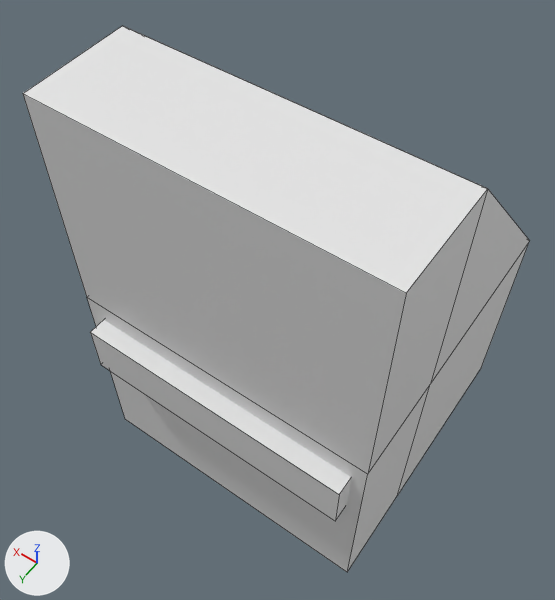
A saved change to the Blender file assets/3dmodel/sketch_raw.blend.
One viewpoint serves both versions: a camera (50 mm lens) standing at (-0.816, 1.344, 2.551) and looking at (0.044, 0.139, 0.658). Arrows for +X, +Y and +Z are at lower left; the lights stay in place. Mesh edges are drawn as thin lines.
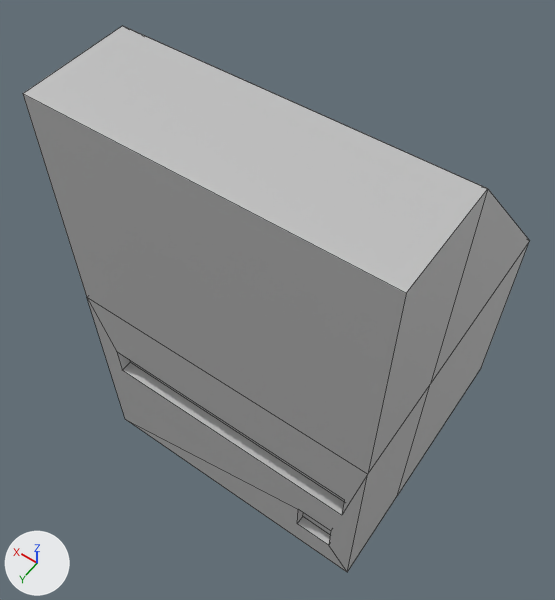
The change, as a list of edits to the scene's bpy script:
```text
Add mat_screen:
    mat_screen = principled_material('screen')
    mat_screen.base_color = (0.0436, 0.0436, 0.0436)  # black #3b3b3b
Add mat_plastic:
    mat_plastic = principled_material('plastic')
    mat_plastic.base_color = (0.56, 0.56, 0.56)  # light grey #c5c5c5
    mat_plastic.metallic = 0.1
    mat_plastic.sheen_weight = 0.02
Change me_cube_002:
    used by ob_cube; location = (0.0, 0.0, 0.707)
    verts and faces of me_cube_002; kept vertices keep their numbers, new ones are numbered from 40
    before: 1 (-0.5, 0.5, -0.75) at pixel (347, 572), 4 (0.5, 0.5, -0.75) at pixel (125, 419), 7 (-0.5, 0.5, 0.0) at pixel (367, 474), 8 (0.5, 0.5, 0.0) at pixel (86, 297)
    remove me_cube_002.from_pydata(...)  # 40 vertices, 37 faces; spans x -0.5..0.5, y -0.5..0.5, z -0.75..0.75
    add me_cube_002.from_pydata(...)  # 64 vertices, 55 faces; spans x -0.5..0.5, y -0.5..0.5, z -0.75..0.75
    me_cube_002 part 1
    add delete_faces([(1, 7, 8, 4)])
    add verts[40] = (-0.45, 0.46, -0.23)
    add verts[41] = (-0.45, 0.46, -0.34)
    add verts[42] = (-0.45, 0.5, -0.23)  # pixel (344, 499)
    add verts[43] = (-0.45, 0.5, -0.34)  # pixel (341, 515)
    add for new, old in zip([*range(44, 48)], [*range(40, 44)]): verts[new] = verts[old] + (0.88, 0.0, 0.0)
    add verts[48] = (-0.42, 0.47, -0.63)
    add verts[49] = (-0.42, 0.47, -0.51)
    add verts[50] = (-0.42, 0.5, -0.51)  # pixel (330, 530)
    add verts[51] = (-0.42, 0.5, -0.63)  # pixel (328, 545)
    add for new, old in zip([*range(52, 56)], [*range(48, 52)]): verts[new] = verts[old] + (0.13, 0.0, 0.0)
    add faces += [(1, 4, 54, 55, 51), (40, 42, 43, 41), (40, 41, 45, 44), (48, 49, 53, 52), (44, 45, 47, 46), (40, 44, 46, 42)]  # mat_plastic (light grey #c5c5c5)
    add faces += [(7, 43, 42, 46, 8), (48, 51, 50, 49), (41, 43, 47, 45), (49, 50, 54, 53), (48, 52, 55, 51), (1, 51, 50, 54, 4, 8, 46, 47, 43, 7)]  # mat_plastic (light grey #c5c5c5)
    add faces += [(52, 53, 54, 55)]  # mat_plastic (light grey #c5c5c5)
    me_cube_002 part 2: 34 faces spanning x -0.5..0.5, y -0.5..0.5, z -0.75..0.75 switch from no material to mat_plastic (light grey #c5c5c5)
    add me_cube_002.materials.append(mat_screen)  # black #3b3b3b
Remove ob_cube_001:
    ob_cube_001 = bpy.data.objects.new('Cube.001', me_cube_006)
    ob_cube_001.location = (-0.004, 0.511, 0.544)
    ob_cube_001.scale = (-0.452, -0.0485, -0.09)
```

Where the change shows, as pixel boxes (x1, y1, x2, y2) in the pictures (555 x 600 px):
'Cube.001', deleted: before (90, 320, 351, 521)
part 1 of me_cube_002, built on: (87, 298, 368, 572) in both
part 2 of me_cube_002, recoloured (white to grey): (23, 26, 529, 572) in both
